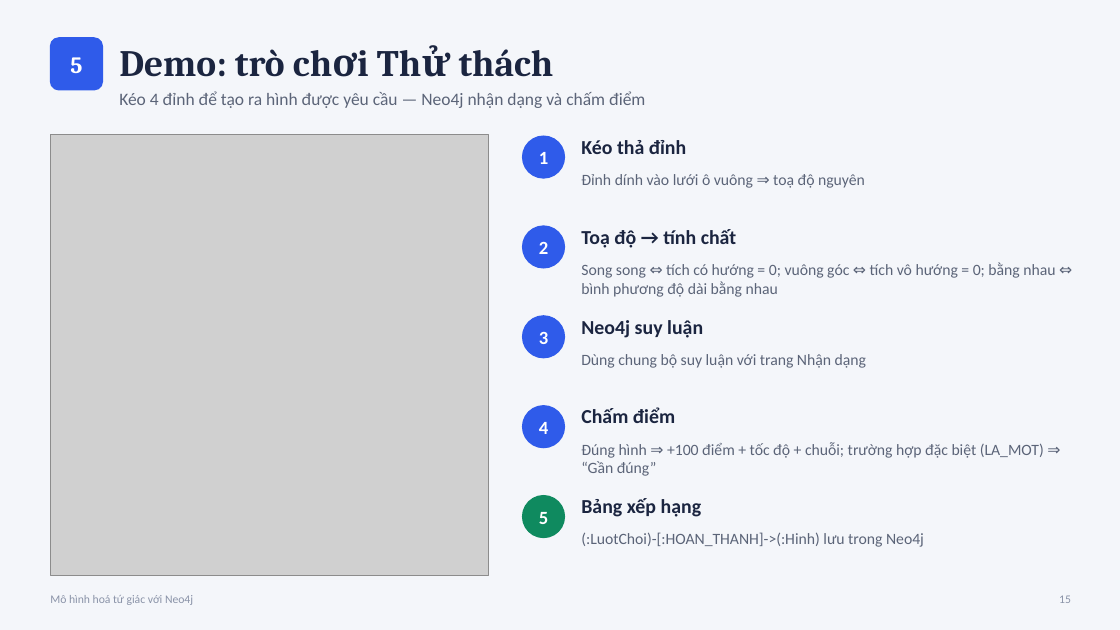
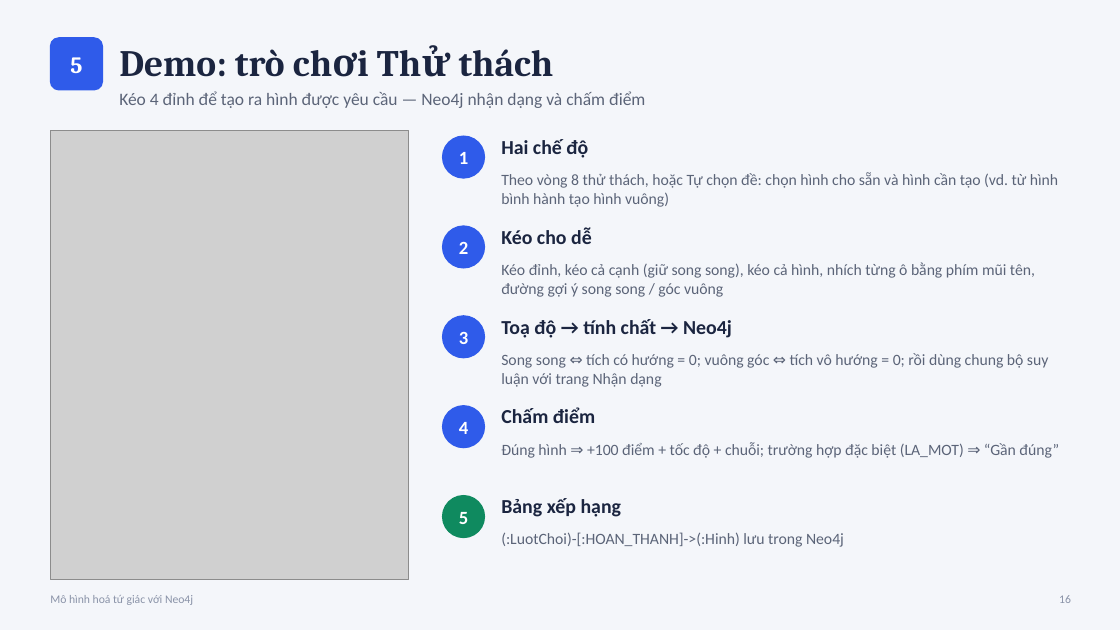
Before and after one commit to LocHegNguyen76/Nhom9_tuGiac_Neo4j, a slide deck: slide 16 of docs/3_Thuyet_trinh.pptx (slide 15 before the commit). Drawn at 1120x630 pixels with LibreOffice and Linux fonts; fonts in the diff are those of the drawing; grey boxes stand for pictures. Boxes give left, top, right and bottom in pixels: in the first picture for what was removed or moved away, otherwise in the second. Text is boxed around its words. In the diff, an @@ line names an element or a change of style, - is before the commit and + after.

Commit message:
Do thi tri thuc bang hinh, thu thach tu chon de

```diff
--- a/docs/3_Thuyet_trinh.pptx
+++ b/docs/3_Thuyet_trinh.pptx
@@ picture resized from (x1=50, y1=134, x2=489, y2=576) to (x1=50, y1=130, x2=409, y2=580) @@
@@ text at (x1=501, y1=139, x2=588, y2=158): text changed @@
-Kéo thả đỉnh
+Hai chế độ
@@ text at (x1=501, y1=172, x2=1058, y2=207): text changed @@
-Đỉnh dính vào lưới ô vuông ⇒ toạ độ nguyên
+Theo vòng 8 thử thách, hoặc Tự chọn đề: chọn hình cho sẵn và hình cần tạo (vd. từ hình bình hành tạo hình vuông)
@@ text at (x1=501, y1=227, x2=592, y2=244): text changed @@
-Toạ độ → tính chất
+Kéo cho dễ
@@ text at (x1=501, y1=262, x2=1035, y2=297): text changed @@
-Song song ⇔ tích có hướng = 0; vuông góc ⇔ tích vô hướng = 0; bằng nhau ⇔ bình phương độ dài bằng nhau
+Kéo đỉnh, kéo cả cạnh (giữ song song), kéo cả hình, nhích từng ô bằng phím mũi tên, đường gợi ý song song / góc vuông
@@ text at (x1=501, y1=319, x2=732, y2=338): text changed @@
-Neo4j suy luận
+Toạ độ → tính chất → Neo4j
@@ text at (x1=501, y1=353, x2=1048, y2=387): text changed @@
-Dùng chung bộ suy luận với trang Nhận dạng
+Song song ⇔ tích có hướng = 0; vuông góc ⇔ tích vô hướng = 0; rồi dùng chung bộ suy luận với trang Nhận dạng
@@ text "Chấm điểm" moved from (x1=581, y1=407, x2=675, y2=423) to (x1=501, y1=407, x2=595, y2=423) @@
@@ text "Đúng hình ⇒ +100 điểm ..." rewrapped from (x1=581, y1=442, x2=1044, y2=476) to (x1=501, y1=442, x2=1059, y2=458) @@
@@ 5 texts, 5 ellipses moved together from (x1=523, y1=136, x2=565, y2=538) to (x1=443, y1=136, x2=485, y2=538) @@
@@ text "Bảng xếp hạng" moved from (x1=581, y1=498, x2=702, y2=517) to (x1=501, y1=498, x2=622, y2=517) @@
@@ text "(:LuotChoi)-[:HOAN_THANH]->(:Hinh) lưu trong Neo4j" moved from (x1=581, y1=532, x2=924, y2=547) to (x1=501, y1=532, x2=844, y2=547) @@
@@ text at (x1=1059, y1=595, x2=1071, y2=603): text changed @@
-15
+16
```
Also in this commit, not shown: 3 other slides changed, 1 slide added, 29 other files.
